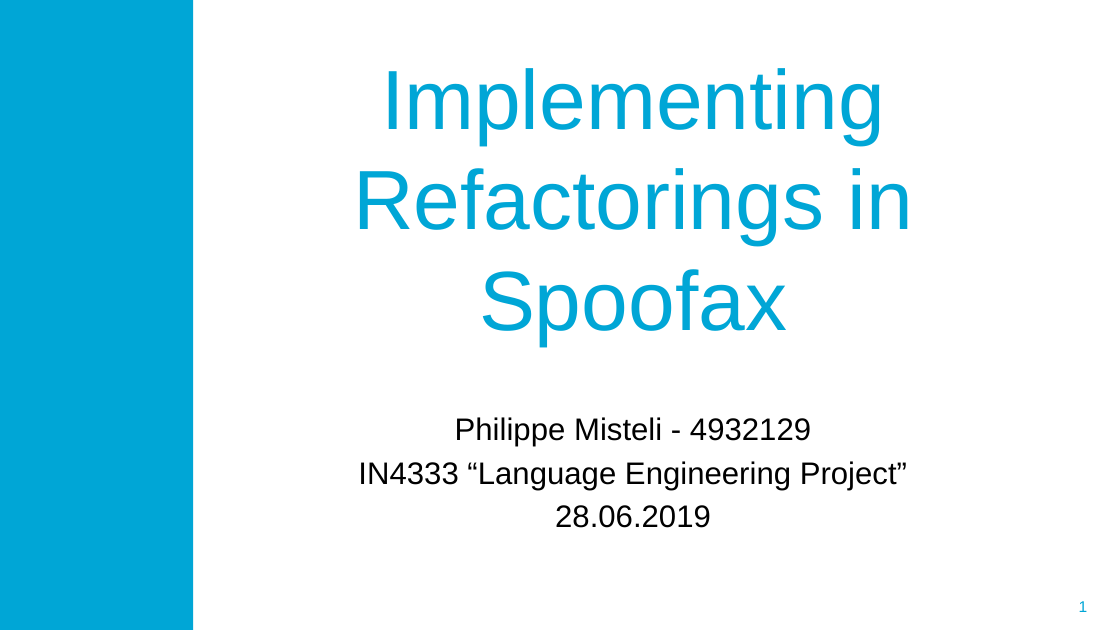
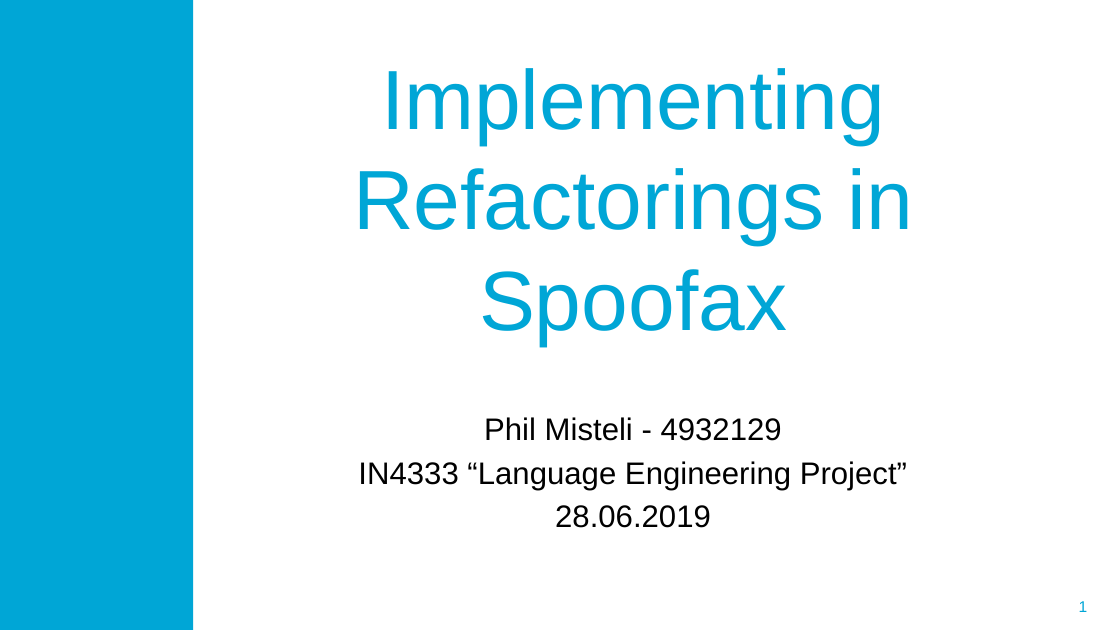
Before and after one commit to ProMisDev/metaborg-tiger, a slide deck: slide 1 of presentation/Misteli_Refactoring_in_Spoofax.pptx. Drawn at 1120x630 pixels with LibreOffice and Linux fonts; fonts in the diff are those of the drawing; background and template pictures are left out. Boxes give left, top, right and bottom in pixels: in the first picture for what was removed or moved away, otherwise in the second. Text is boxed around its words. In the diff, an @@ line names an element or a change of style, - is before the commit and + after.

```diff
--- a/presentation/Misteli_Refactoring_in_Spoofax.pptx
+++ b/presentation/Misteli_Refactoring_in_Spoofax.pptx
@@ subtitle at [484,417,782,441]: text changed @@
-Philippe Misteli - 4932129
+Phil Misteli - 4932129
```
Also in this commit, not shown: 6 other slides changed, 11 slides added.
